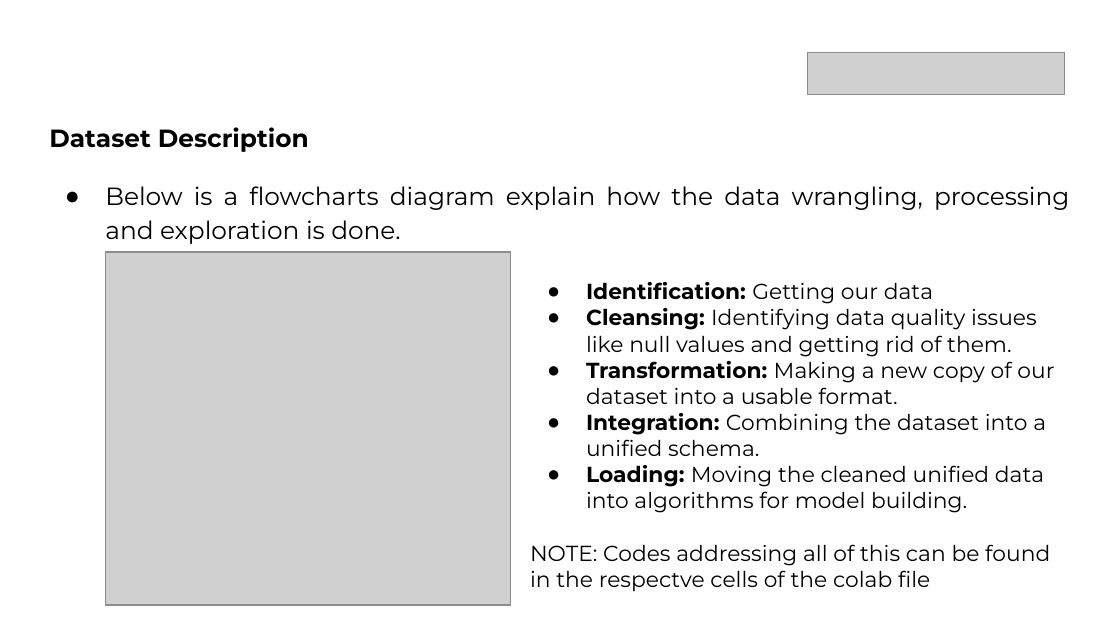
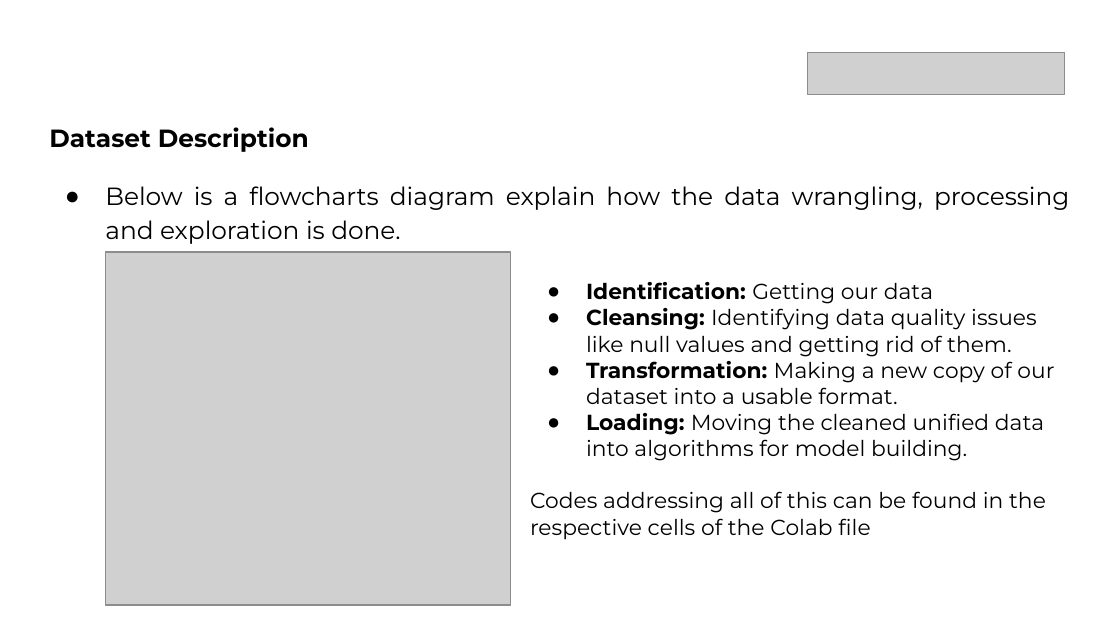
Before and after one commit to BheezPen/My-Upskilling-in-DS-and-AI-ML, a slide deck: slide 7 of 1st_Premier_Project/Confirmed_Deliverables/Predicting School Attendance Rate in Sub-National African Countries (Using Educational Infrastructure)_NeuralCraft.pptx. Drawn at 1120x630 pixels with LibreOffice and Linux fonts; fonts in the diff are those of the drawing; grey boxes stand for pictures. Boxes give left, top, right and bottom in pixels: in the first picture for what was removed or moved away, otherwise in the second. Text is boxed around its words. In the diff, an @@ line names an element or a change of style, - is before the commit and + after.

```diff
--- a/1st_Premier_Project/Confirmed_Deliverables/Predicting School Attendance Rate in Sub-National African Countries (Using Educational Infrastructure)_NeuralCraft.pptx
+++ b/1st_Premier_Project/Confirmed_Deliverables/Predicting School Attendance Rate in Sub-National African Countries (Using Educational Infrastructure)_NeuralCraft.pptx
@@ text at [586, 413, 1046, 456]: paragraph removed @@
-● Integration: Combining the dataset into a unified schema.
@@ text at [530, 491, 1046, 540]: text changed @@
-NOTE: Codes addressing all of this can be found in the respectve cells of the colab file
+Codes addressing all of this can be found in the respective cells of the Colab file
```
Also in this commit, not shown: 5 other slides changed, 6 slides added, 2 other files.
